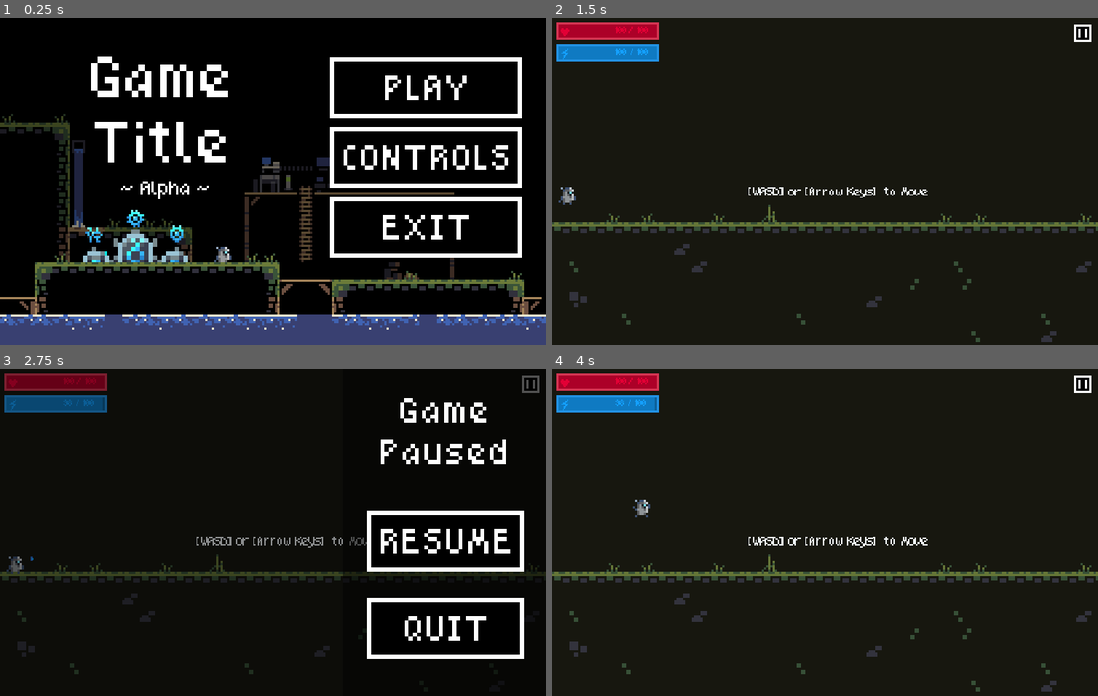
Above: before the commit, frames 1-4 (two rows, left to right).
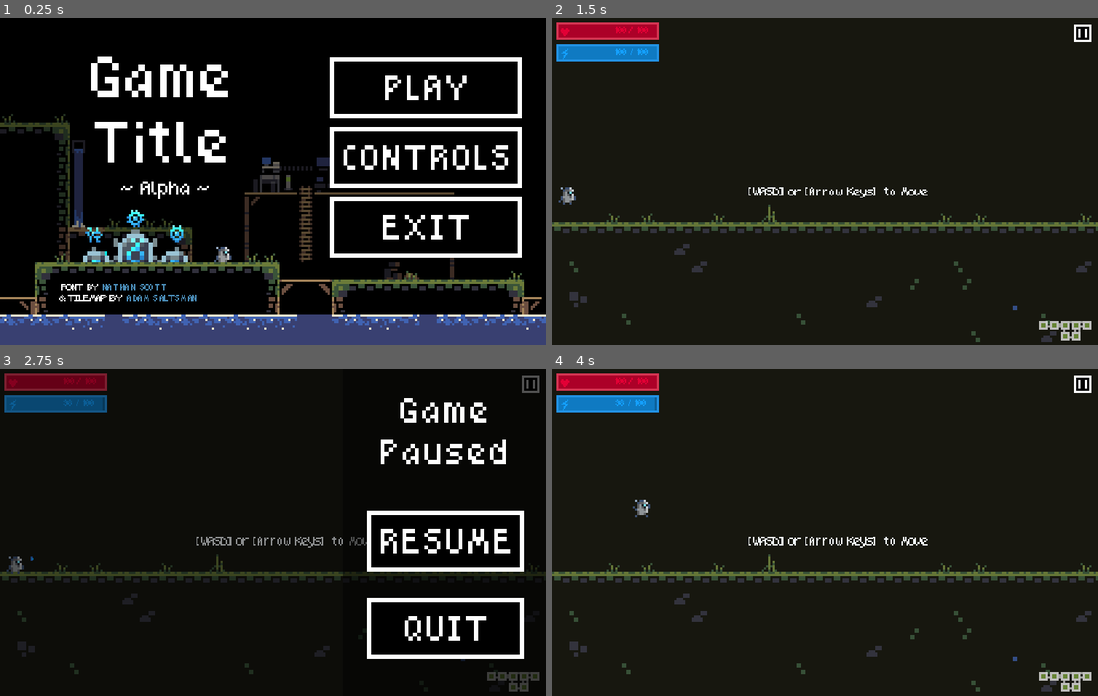
Above: after the commit, the same moments.

Repository: anqilique/2023-GameDev-Internal-Public
Game: Godot game, scene res://scenes/menu/menu.tscn
Two runs of this game, one before a commit and one after it. Both use one fixed random seed, a clock stepped at 60 frames per second and the inputs below.
Inputs (mouse positions are in pixels of both pictures, inside the frame that each line leads up to):
- Up to frame 1 (0.25 s): no input
- Up to frame 2 (1.5 s): click "PLAY" at 0.5 s; click "YES" at 1.25 s
- Up to frame 3 (2.75 s): click (529, 385) at 2 s
- Up to frame 4 (4 s): click "RESUME" at 2.75 s; tap Enter at 3.5 s; move the mouse to (945, 516) at 3.52 s; hold Right (ui_right) from 3.53 s (still down); tap Up (ui_up) at 3.77 s

The runs differ from the first frame. In frame 1, 0.4% of the frame differs, in the area x 10-36%, y 81-87%; in frame 2, 0.3%; in frame 3, 0.3%; in frame 4, 0.3%.

Commit message:
Alpha - October 9th

Diff:
--- a/GameDevInternal - AHulot/scenes/menu/menu.tscn
+++ b/GameDevInternal - AHulot/scenes/menu/menu.tscn
@@ -135,6 +135,39 @@
 scale = Vector2(0.5, 0.5)
 text = "~ Alpha ~"
 horizontal_alignment = 1
+
+[node name="Credits" type="Label" parent="CanvasLayer"]
+offset_left = 27.0
+offset_top = 122.0
+offset_right = 153.0
+offset_bottom = 160.0
+scale = Vector2(0.25, 0.25)
+theme = ExtResource("2_sfgsu")
+text = " FONT BY
+& TILEMAP BY"
+vertical_alignment = 1
+
+[node name="Font" type="LinkButton" parent="CanvasLayer/Credits"]
+modulate = Color(0.333333, 0.627451, 0.819608, 1)
+layout_mode = 0
+offset_left = 79.2222
+offset_top = -1.25345
+offset_right = 203.222
+offset_bottom = 38.7466
+theme_override_colors/font_hover_color = Color(1, 1, 1, 1)
+text = "NATHAN SCOTT"
+uri = "https://caffinate.itch.io/quaver"
+
+[node name="Tilemap" type="LinkButton" parent="CanvasLayer/Credits"]
+modulate = Color(0.333333, 0.627451, 0.819608, 1)
+layout_mode = 0
+offset_left = 124.933
+offset_top = 19.491
+offset_right = 254.933
+offset_bottom = 59.491
+theme_override_colors/font_hover_color = Color(1, 1, 1, 1)
+text = "ADAM SALTSMAN"
+uri = "https://adamatomic.itch.io/cavernas"
 
 [node name="TutorialAsk" type="Label" parent="CanvasLayer"]
 visible = false
--- a/GameDevInternal - AHulot/scenes/ui/countdown.tscn
+++ b/GameDevInternal - AHulot/scenes/ui/countdown.tscn
@@ -16,7 +16,7 @@
 offset_right = 76.0
 offset_bottom = 17.0
 scale = Vector2(0.6, 0.6)
-text = "Day 01 : Hour 00"
+text = "000"
 
 [node name="Timer" type="Timer" parent="."]
 autostart = true
--- /dev/null
+++ b/GameDevInternal - AHulot/scenes/ui/minimap.tscn
@@ -0,0 +1,25 @@
+[gd_scene load_steps=4 format=3 uid="uid://mafhxg3ghydi"]
+
+[ext_resource type="Script" path="res://scripts/ui/minimap.gd" id="1_koh1r"]
+[ext_resource type="Texture2D" uid="uid://66nyanrtkfbh" path="res://assets/map.png" id="1_vp85c"]
+[ext_resource type="Texture2D" uid="uid://b6xd6bcxcyup0" path="res://assets/map_marker.png" id="2_nh5qe"]
+
+[node name="Minimap" type="Control"]
+layout_mode = 3
+anchors_preset = 0
+offset_left = 211.8
+offset_top = 132.992
+offset_right = 251.8
+offset_bottom = 172.992
+scale = Vector2(0.5, 0.5)
+script = ExtResource("1_koh1r")
+
+[node name="Minimap" type="Sprite2D" parent="."]
+position = Vector2(45.202, 20)
+scale = Vector2(2, 2)
+texture = ExtResource("1_vp85c")
+
+[node name="LocMarker" type="Sprite2D" parent="."]
+position = Vector2(35, 14)
+scale = Vector2(2, 2)
+texture = ExtResource("2_nh5qe")
--- a/GameDevInternal - AHulot/scenes/ui/ui.tscn
+++ b/GameDevInternal - AHulot/scenes/ui/ui.tscn
@@ -6,6 +6,7 @@
 [ext_resource type="PackedScene" uid="uid://c1d1c5h1smm40" path="res://scenes/ui/map.tscn" id="4_7w0w4"]
 [ext_resource type="PackedScene" uid="uid://cie6bchbc6626" path="res://scenes/ui/pause.tscn" id="4_nb7ll"]
 [ext_resource type="PackedScene" uid="uid://lmfhnm6q14t2" path="res://scenes/ui/death.tscn" id="5_fgnwj"]
+[ext_resource type="PackedScene" uid="uid://mafhxg3ghydi" path="res://scenes/ui/minimap.tscn" id="5_l4w0t"]
 
 [node name="UI" type="CanvasLayer"]
 
@@ -33,6 +34,13 @@
 offset_right = 77.4852
 offset_bottom = 50.7119
 
+[node name="Minimap" parent="." instance=ExtResource("5_l4w0t")]
+modulate = Color(1, 1, 1, 0.721569)
+offset_left = 211.522
+offset_top = 132.631
+offset_right = 251.522
+offset_bottom = 172.631
+
 [node name="Death" parent="." instance=ExtResource("5_fgnwj")]
 mouse_filter = 2
 
--- /dev/null
+++ b/GameDevInternal - AHulot/scripts/ui/minimap.gd
@@ -0,0 +1,28 @@
+extends Control
+
+
+# Called when the node enters the scene tree for the first time.
+func _ready():
+	pass
+
+
+# Called every frame. 'delta' is the elapsed time since the previous frame.
+func _process(delta):
+	$LocMarker.position = _get_marker_pos()
+
+
+func _get_marker_pos():
+	var locmarker_pos : Vector2
+	var map_x = $Minimap.position.x
+	var map_y = $Minimap.position.y
+
+	match global.current_scene:  # Set location marker position
+			"GreenOne" : locmarker_pos = Vector2(map_x - 20, map_y - 6)
+			"GreenTwo" : locmarker_pos = Vector2(map_x - 10, map_y - 6)
+			"GreenThree" : locmarker_pos = Vector2(map_x, map_y - 6)
+			"GreenFour" : locmarker_pos = Vector2(map_x + 10, map_y - 6)
+			"GreenFive" : locmarker_pos = Vector2(map_x + 20, map_y - 6)
+			"GreenSix" : locmarker_pos = Vector2(map_x, map_y + 4)
+			"GreenSeven" : locmarker_pos = Vector2(map_x + 10, map_y + 4)
+
+	return locmarker_pos
Not shown: 1 places in GameDevInternal - AHulot/scenes/ui/ui.tscn that only renumber resources
